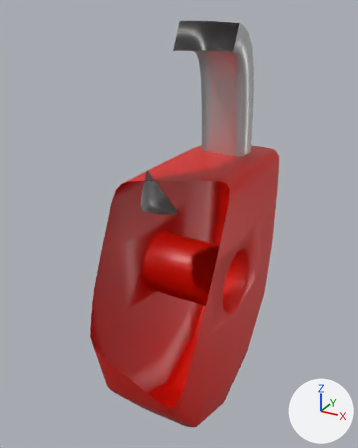
A saved change to the Blender file Assets/Blender/Blender Files/lock.blend.
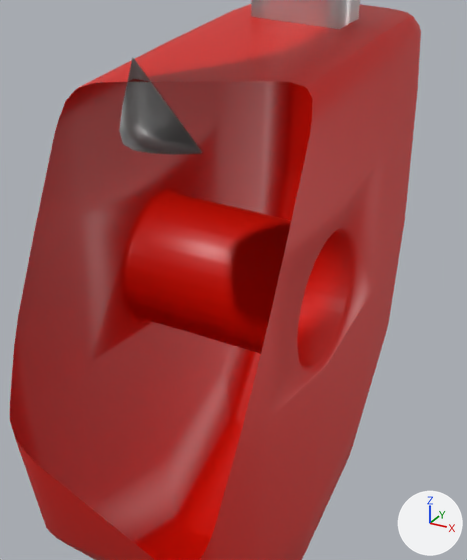
Old and new are each drawn whole from a 50 mm lens placed at (1.453, -2.909, 2.001), pointed at (-0.134, -0.024, 0.559) and again close up on the part from 24% to 84% of the width and 32% to 90% of the height. The lights are fixed; the arrows at lower right show +X, +Y and +Z. Everything nearer to the camera than a plane just in front of the edit is cut away.

Before the edit, the objects in view are built like this:
```python
me_cube = bpy.data.meshes.new('Cube')
me_cube.from_pydata(...)  # 836 vertices, 836 faces; spans x -0.33..0.33, y -1.0..1.0, z -1.0..1.0
me_cube.polygons.foreach_set('use_smooth', [True] * 836)
me_cube.materials.append(mat_material)  # red #e71300
me_cube_001 = bpy.data.meshes.new('Cube.001')
me_cube_001.from_pydata([(-0.77, -2.6, -1.11), (-0.77, -2.6, 4.09), (0.77, -2.6, -1.11), (0.77, -2.6, 4.09), (-0.77, -2.6, -0.69), (0.77, -2.6, -0.69), (-0.77, 0.0, 4.09), (0.77, 0.0, 4.09)], [], [(5, 3, 1, 4), (2, 5, 4, 0), (7, 6, 1, 3)])
me_cube_001.polygons.foreach_set('use_smooth', [True] * 3)
me_cube_001.materials.append(mat_material_001)  # white #e7e7e7
ob_lock = bpy.data.objects.new('lock', me_cube)
ob_lock.location = (0.0, 0.0, 0.0)
ob_lock_top = bpy.data.objects.new('lock_top', me_cube_001)
ob_lock_top.location = (0.0, 0.0, 1.04)
ob_lock_top.scale = (0.215, 0.215, 0.215)
_m = ob_lock_top.modifiers.new('Mirror', 'MIRROR')
_m.use_axis = (False, True, False)
_m = ob_lock_top.modifiers.new('Subdivision', 'SUBSURF')
_m = ob_lock_top.modifiers.new('Solidify', 'SOLIDIFY')
_m.thickness = 0.81
```
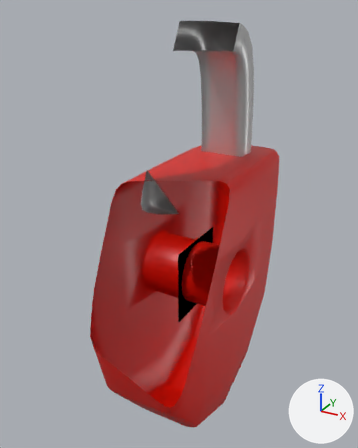
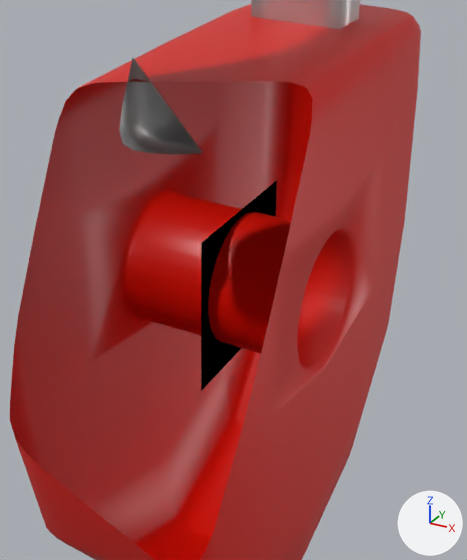
Boxes [x1, y1, x2, y2] around the edits, measured in the close-ups (467 x 560 px):
```json
{"object": "lock_hole", "change": "added", "after": [201, 180, 277, 391], "on screen": "black"}
```

Scene script edits in JSON lines:
```json
{"op": "add", "block": "mat_material_002", "code": ["mat_material_002 = principled_material('Material.002')", "mat_material_002.base_color = (0.0, 0.0, 0.0)  # black #000000", "mat_material_002.specular_ior_level = 0.0"]}
{"op": "add", "block": "me_plane", "code": ["me_plane = bpy.data.meshes.new('Plane')", "me_plane.from_pydata([(0.0, -0.276, 0.452), (0.0, -0.276, -0.101), (0.0, 0.276, 0.452), (0.0, 0.276, -0.101)], [], [(0, 1, 3, 2)])", "me_plane.materials.append(mat_material_002)  # black #000000"]}
{"op": "add", "block": "ob_lock_hole", "code": ["ob_lock_hole = bpy.data.objects.new('lock_hole', me_plane)", "ob_lock_hole.location = (0.0, 0.0, 0.0)", "ob_lock_hole.rotation_euler = (0.0, 0.0, 3.142)  # degrees (0, 0, 180)"]}
```
